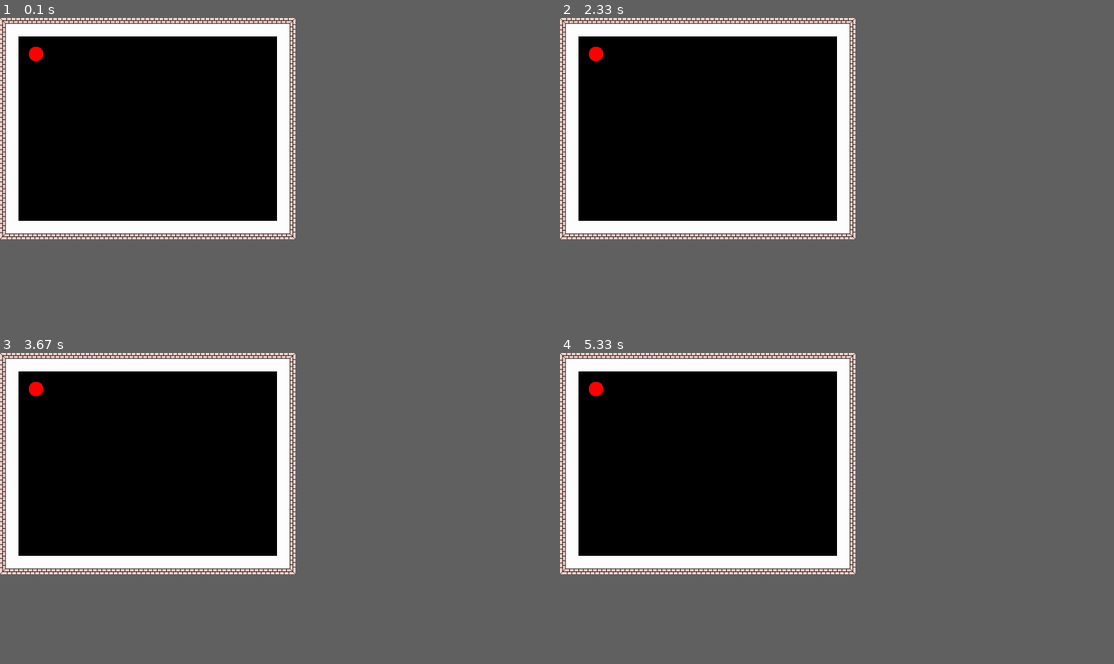
Above: before the commit, frames 1-4 (two rows, left to right).
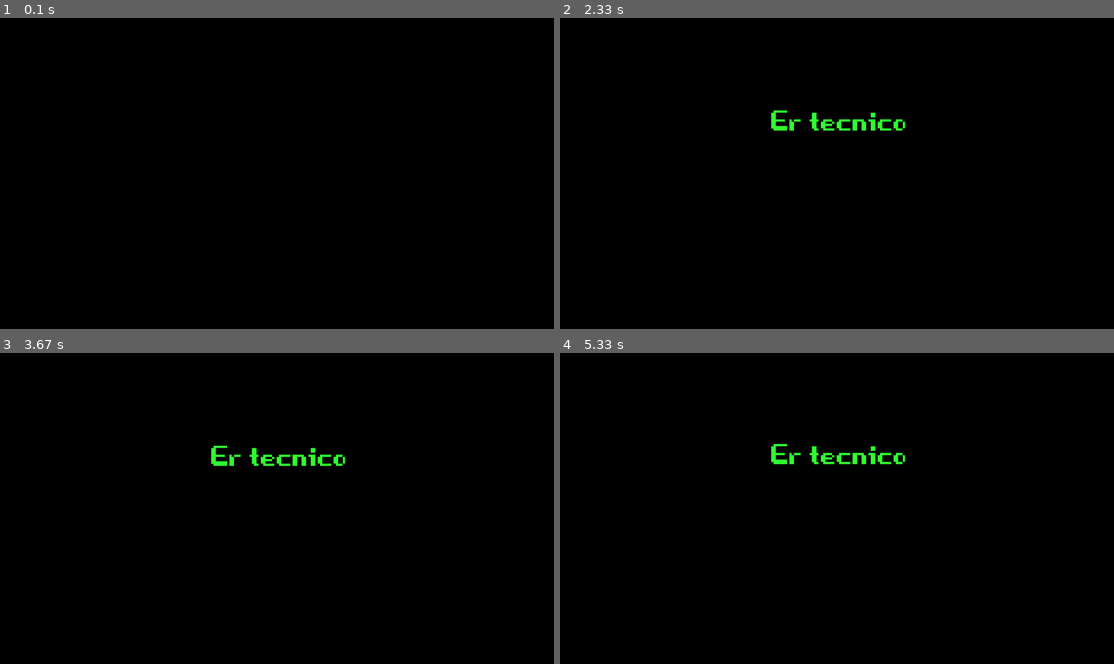
Above: after the commit, the same moments.

Repository: zThundy/pygame-jam
Game: pygame game, started from main.py
The game is run twice, just before and just after one commit, with the same random seed, the same clock (stepped at 60 frames per second) and the same inputs.
Inputs:
- Up to frame 1 (0.1 s): no input
- Up to frame 2 (2.33 s): no input
- Up to frame 3 (3.67 s): no input
- Up to frame 4 (5.33 s): no input
In our replay, the window is 480x360 before the commit and 900x506 after it. These sizes can differ from the game's own. Grey fills any space a smaller window leaves; there, only what the larger window draws over its background counts as a difference.

The runs differ from the first frame. In frame 1, 10% of the frame differs, in the area x 0-54%, y 0-72%; in frame 2, 11%; in frame 3, 11%, in the area x 0-63%, y 0-72%; in frame 4, 11%.

Commit message:
started working on title screen

Diff:
--- a/events.py
+++ b/events.py
@@ -5,9 +5,13 @@
 player = Player()
 
 def checkForQuitEvent():
+    keys = pygame.key.get_pressed()
     for event in pygame.event.get():
         # questo controllo dell'evento serve a terminare il
         # programma se l'utente preme la X di windows
         if event.type == QUIT:
             pygame.quit()
             sys.exit()
+    if keys[K_ESCAPE]:
+        pygame.quit()
+        sys.exit()
--- a/level.py
+++ b/level.py
@@ -30,36 +30,36 @@
             for y in range(0, self.screen_dimensions[1], blockSize):
                 # drawing of straight walls
                 if (y == 0 and x != 0) and (x < (self.screen_dimensions[0] - blockSize)):
-                    normalSprite = pygame.transform.scale(self.normalSprite, (64, 64))
+                    normalSprite = pygame.transform.scale(self.normalSprite, (blockSize, blockSize))
                     normalSprite = pygame.transform.rotate(normalSprite, 180)
                     self.screen.blit(normalSprite, (x, y))
                 if (y != 0 and x == 0):
-                    normalSprite = pygame.transform.scale(self.normalSprite, (64, 64))
+                    normalSprite = pygame.transform.scale(self.normalSprite, (blockSize, blockSize))
                     normalSprite = pygame.transform.rotate(normalSprite, 270)
                     self.screen.blit(normalSprite, (x, y))
                 if (x == (self.screen_dimensions[0] - blockSize) and y < (self.screen_dimensions[1] - blockSize)):
-                    normalSprite = pygame.transform.scale(self.normalSprite, (64, 64))
+                    normalSprite = pygame.transform.scale(self.normalSprite, (blockSize, blockSize))
                     normalSprite = pygame.transform.rotate(normalSprite, 90)
                     self.screen.blit(normalSprite, (x, y))
                 if (x < (self.screen_dimensions[0] - blockSize) and y == (self.screen_dimensions[1] - blockSize)):
-                    normalSprite = pygame.transform.scale(self.normalSprite, (64, 64))
+                    normalSprite = pygame.transform.scale(self.normalSprite, (blockSize, blockSize))
                     normalSprite = pygame.transform.rotate(normalSprite, 0)
                     self.screen.blit(normalSprite, (x, y))
 
                 # drawing of corners
                 if (x == 0 and y == 0):
-                    cornerSprite = pygame.transform.scale(self.cornerSprite, (64, 64))
+                    cornerSprite = pygame.transform.scale(self.cornerSprite, (blockSize, blockSize))
                     cornerSprite = pygame.transform.rotate(cornerSprite, 180)
                     self.screen.blit(cornerSprite, (x, y))
                 if (x == (self.screen_dimensions[0] - blockSize) and y == 0):
-                    cornerSprite = pygame.transform.scale(self.cornerSprite, (64, 64))
+                    cornerSprite = pygame.transform.scale(self.cornerSprite, (blockSize, blockSize))
                     cornerSprite = pygame.transform.rotate(cornerSprite, 90)
                     self.screen.blit(cornerSprite, (x, y))
                 if (x == (self.screen_dimensions[0] - blockSize) and y == (self.screen_dimensions[1] - blockSize)):
-                    cornerSprite = pygame.transform.scale(self.cornerSprite, (64, 64))
+                    cornerSprite = pygame.transform.scale(self.cornerSprite, (blockSize, blockSize))
                     cornerSprite = pygame.transform.rotate(cornerSprite, 0)
                     self.screen.blit(cornerSprite, (x, y))
                 if (x == 0 and y == (self.screen_dimensions[1] - blockSize)):
-                    cornerSprite = pygame.transform.scale(self.cornerSprite, (64, 64))
+                    cornerSprite = pygame.transform.scale(self.cornerSprite, (blockSize, blockSize))
                     cornerSprite = pygame.transform.rotate(cornerSprite, 270)
                     self.screen.blit(cornerSprite, (x, y))
--- a/main.py
+++ b/main.py
@@ -5,7 +5,7 @@
 from events import *
 from level import Level
 
-size = width, height = 1024, 768
+size = width, height = 1920, 1080
 GAME_NAME = "Er tecnico"
 GAME_SUBTITLE = "Un gioco brutto fatto da poppity"
 
@@ -56,9 +56,44 @@
 
 
 def showTitleScreen():
+    titleScreen = True
+    pygame.time.delay(2000)
+
+    main_theme = pygame.mixer.Sound("./sounds/main_theme.mp3")
+    pygame.mixer.Sound.play(main_theme)
+    last_time = 0
+    dt = 0
+
+    while titleScreen:
+        # this is used to move the title screen up and down
+        dt = time.time() - last_time
+        dt *= 60
+        last_time = time.time()
+        # fill every time the screen with black color to reset
+        # every element on the screen
+        SCREEN.fill((0, 0, 0))
+        # check events.py to see the executed code
+        checkForQuitEvent()
+
+        # draw game title
+        FONT = pygame.font.Font("./fonts/game_over.ttf", 250)
+        main_title = FONT.render(GAME_NAME, True, (50, 255, 50))
+        SCREEN.blit(main_title, (SCREEN.get_width()/2 - main_title.get_width()/2, SCREEN.get_height()/2 - (main_title.get_height()/2 + 200) + math.sin(time.time()*5)*5))
+
+        mouseX,mouseY = pygame.mouse.get_pos()
+        # update display
+        pygame.display.update()
+        # wait for 10 seconds
+        pygame.time.delay(10)
+
+
+
+def gameThread():
     player = Player()
     level = Level(SCREEN)
     while True:
+        # fill every time the screen with black color to reset
+        # every element on the screen
         SCREEN.fill((0, 0, 0))
         # check events.py to see the executed code
         checkForQuitEvent()
@@ -99,5 +134,8 @@
     # show title screen after splash screen
     showTitleScreen()
 
+    # start the game if the showTitleScreen thread is broken
+    gameThread()
+
 if __name__ == "__main__":
     main()
Not shown, added: sounds/main_theme.mp3
